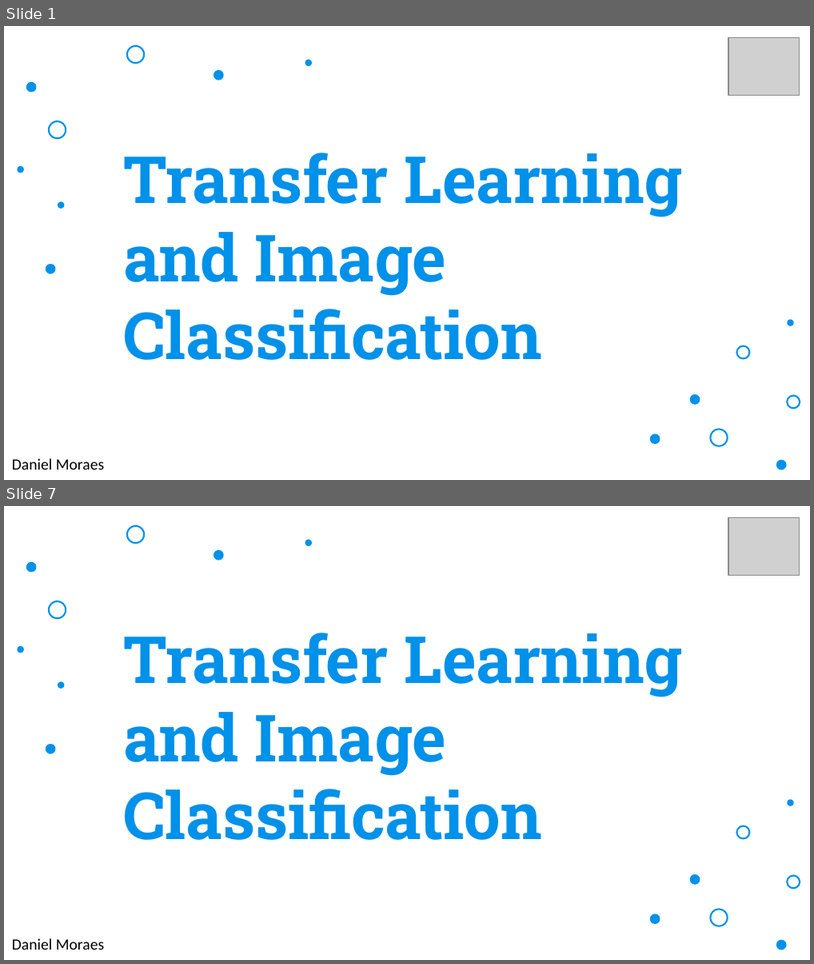
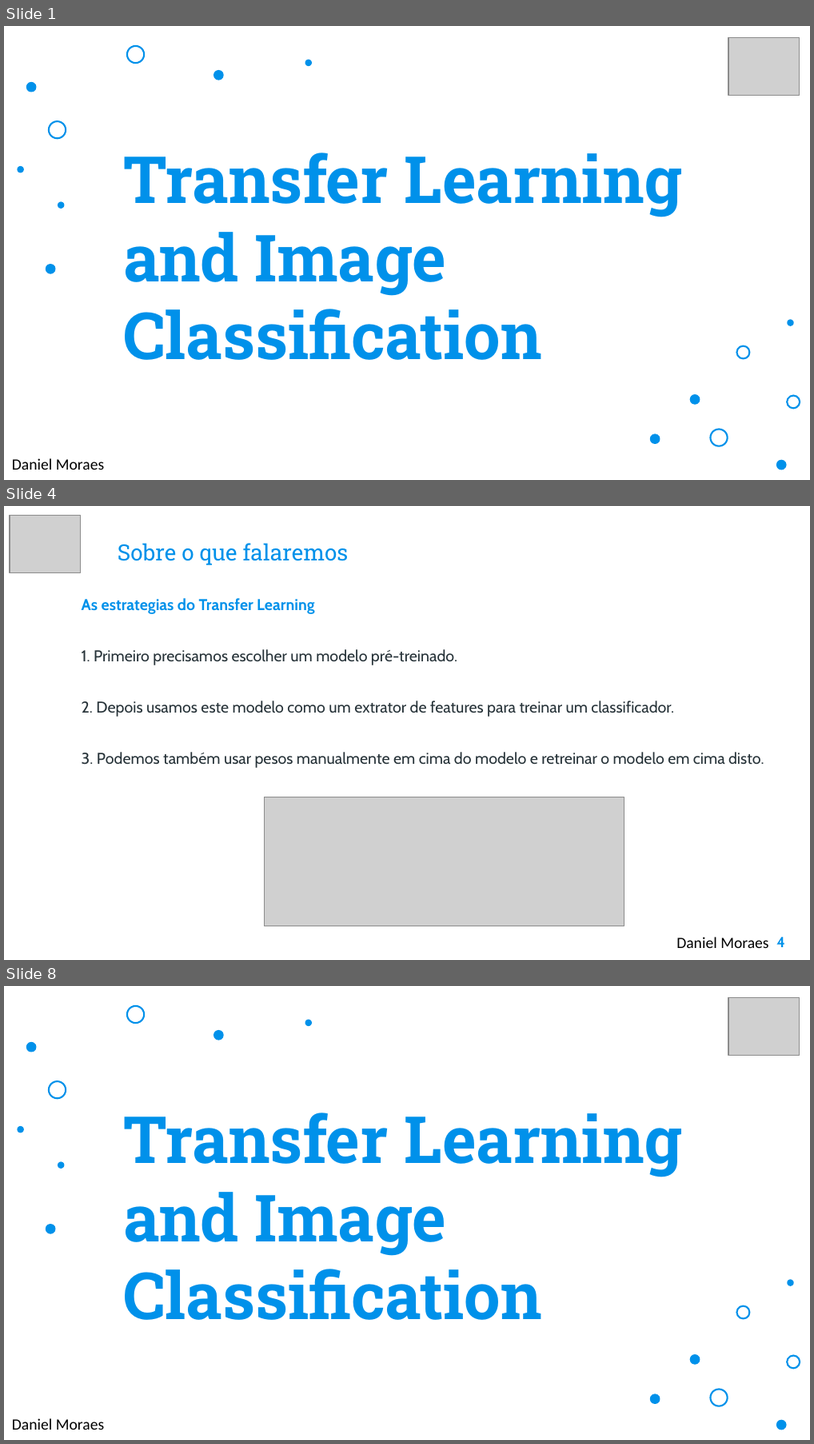
Before and after one commit to danielmoraesdelima/dissertacaounifor, a slide deck: Unifor - MIA - Transfer Learning and Image Classification.pptx. Shown one above the other, each under a label of ours: slides 1 and 7 before the commit, slides 1, 4 and 8 after it; the slides between them are not shown. The pictures are 814x964 and 814x1444 pixels, drawn with LibreOffice and Linux fonts; fonts in the diff are those of the drawing; grey boxes stand for pictures; background and template pictures are left out. Boxes give left, top, right and bottom in pixels: in the first picture for what was removed or moved away, otherwise in the second. Text is boxed around its words. In the diff, an @@ line names an element or a change of style, - is before the commit and + after.

```diff
--- a/Unifor - MIA - Transfer Learning and Image Classification.pptx
+++ b/Unifor - MIA - Transfer Learning and Image Classification.pptx
@@ slide 4 added at <box>4,506,810,960</box>, background picture (left out) @@
@@ picture added at <box>10,516,80,573</box> @@
@@ title added at <box>118,543,349,565</box>, 20 pt, text #0091EA @@
+Sobre o que falaremos
@@ text added at <box>82,598,765,768</box>, 14 pt, text #263238 @@
+As estrategias do Transfer Learning
+1. Primeiro precisamos escolher um modelo pré-treinado.
+2. Depois usamos este modelo como um extrator de features para treinar um classificador.
+3. Podemos também usar pesos manualmente em cima do modelo e retreinar o modelo em cima disto.
@@ picture added at <box>264,797,624,926</box> @@
@@ text added at <box>677,936,769,948</box>, 14 pt, text #000000 @@
+Daniel Moraes
@@ page number added at <box>777,936,786,947</box>, 13 pt, text #0091EA, bold @@
+4
@@ what was slide 7 is now slide 8 @@
```
Also in this commit, not shown: 1 slide changed, 4 other slides added, 4 slides removed.
